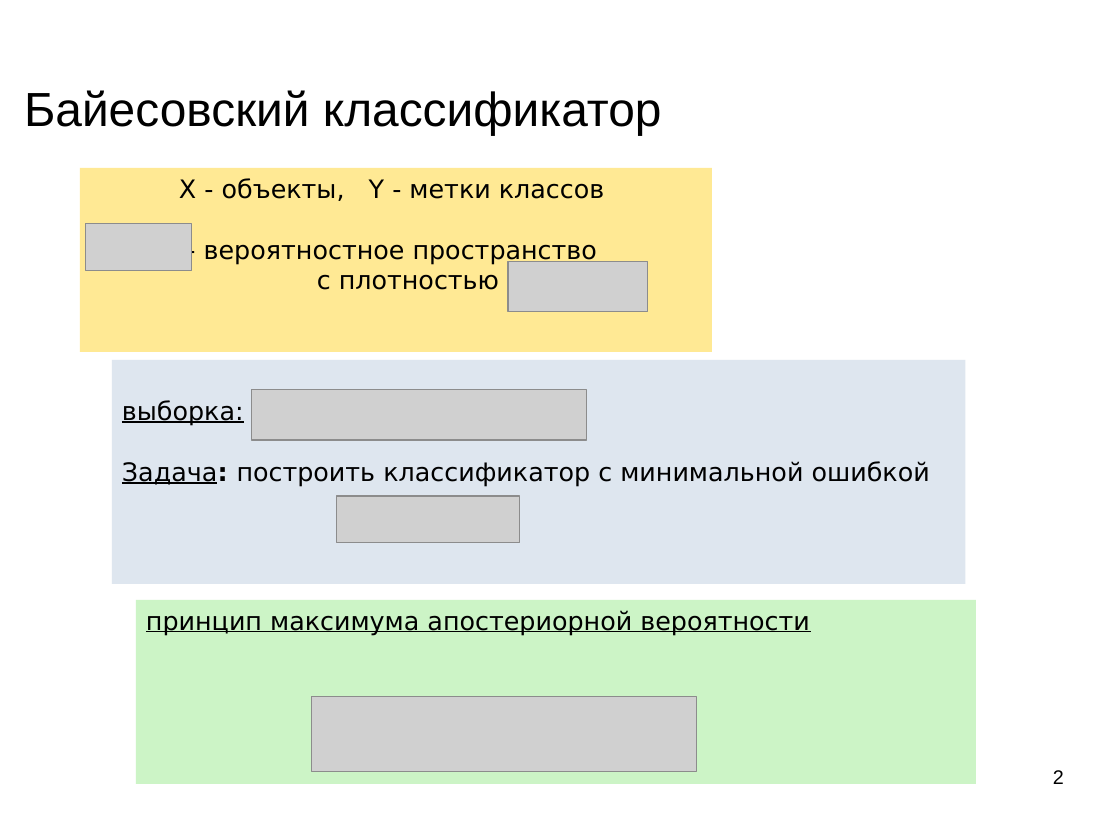
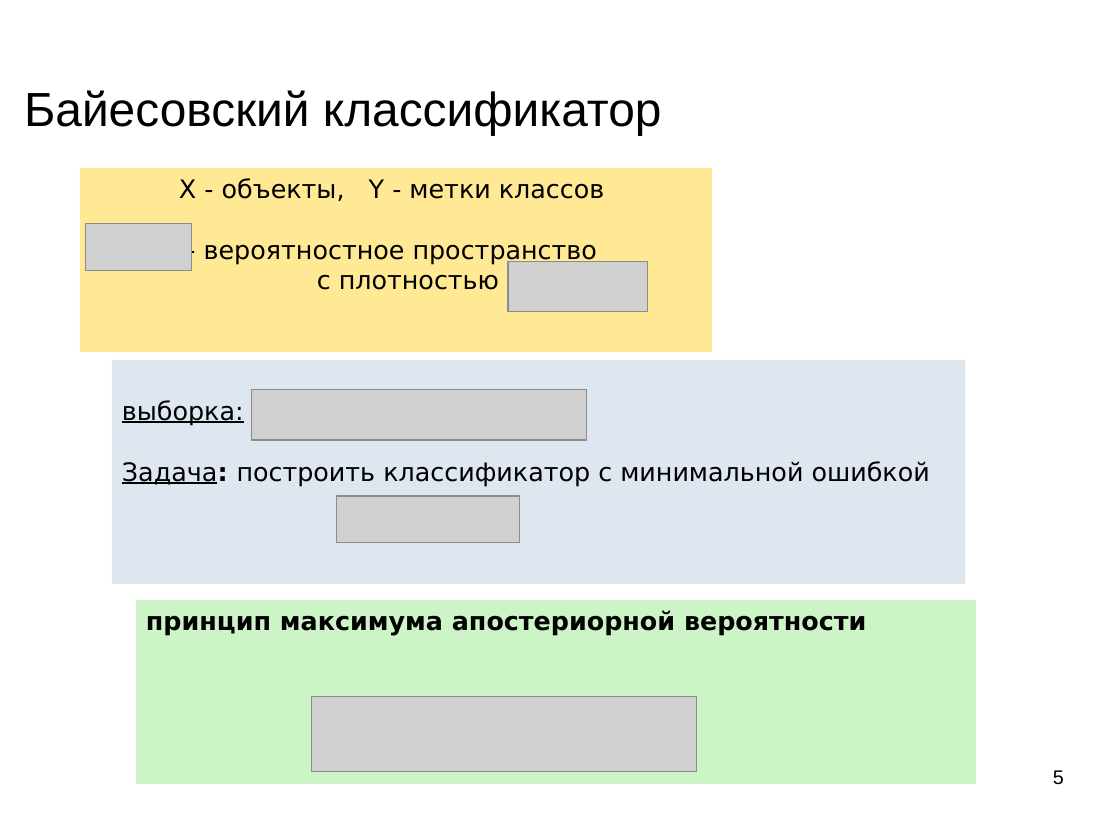
Before and after one commit to mechanoid5/ml_lectorium_2024_I, a slide deck: slide 5 of 09-density-estimation.odp (slide 2 before the commit). Drawn at 1120x840 pixels with LibreOffice and Linux fonts; fonts in the diff are those of the drawing; grey boxes stand for pictures; background and template pictures are left out. Boxes give left, top, right and bottom in pixels: in the first picture for what was removed or moved away, otherwise in the second. Text is boxed around its words. In the diff, an @@ line names an element or a change of style, - is before the commit and + after.

```diff
--- a/09-density-estimation.odp
+++ b/09-density-estimation.odp
@@ rectangle "принцип максимума апостериорной вероятности" at [136, 601, 977, 785]: bold on, underline off @@
@@ page number at [1053, 770, 1064, 785]: text changed @@
-2
+5
```
Also in this commit, not shown: 1 other slide changed, 3 slides added, 5 other files.
